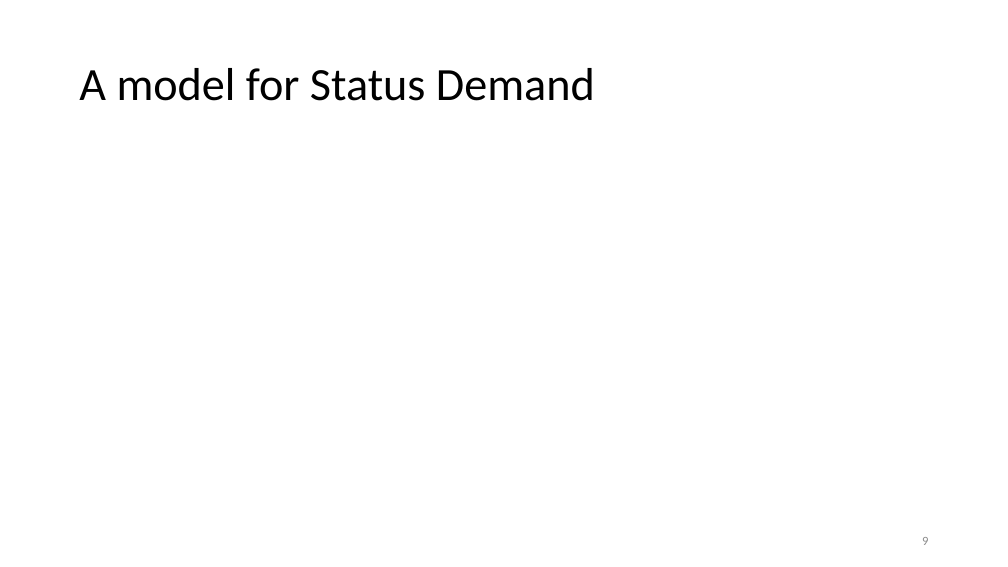
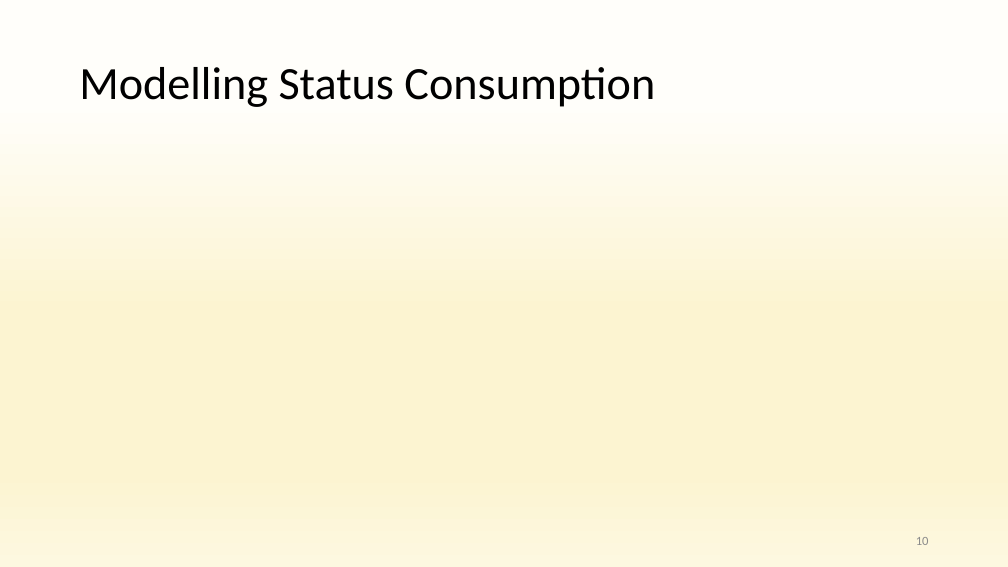
Before and after one commit to anuragr81/research, a slide deck: slide 10 of consumption/presentationOct2021.pptx (slide 9 before the commit). Drawn at 1008x567 pixels with LibreOffice and Linux fonts; fonts in the diff are those of the drawing; grey boxes stand for pictures; background and template pictures are left out. Boxes give left, top, right and bottom in pixels: in the first picture for what was removed or moved away, otherwise in the second. Text is boxed around its words. In the diff, an @@ line names an element or a change of style, - is before the commit and + after.

```diff
--- a/consumption/presentationOct2021.pptx
+++ b/consumption/presentationOct2021.pptx
@@ background #FFFFFF to gradient #FFFEFA to #FCF4D1 to #FDF8E0 @@
@@ title at box(79, 67, 655, 107): text changed @@
-A model for Status Demand
+Modelling Status Consumption
@@ page number at box(916, 537, 929, 545): text changed @@
-9
+10
```
Also in this commit, not shown: 19 other slides changed, 4 slides added, 5 other files.
